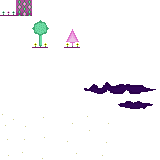
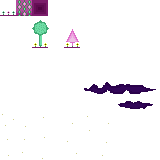
The second 160 x 160 image is a revision of the first. Changes to its layers:
painted on "tilesheet.png" over left=32, top=0, right=48, bottom=16
